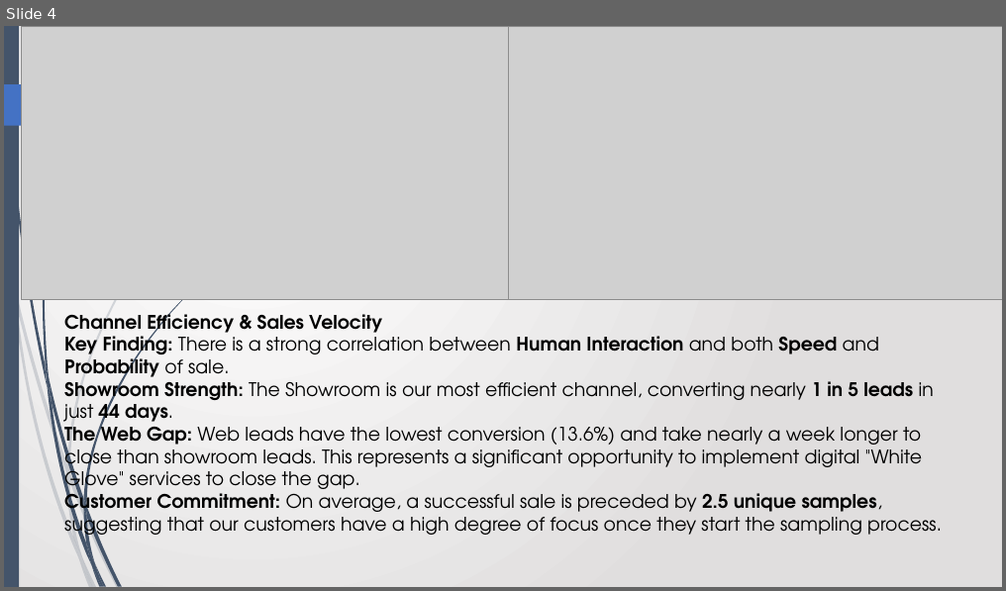
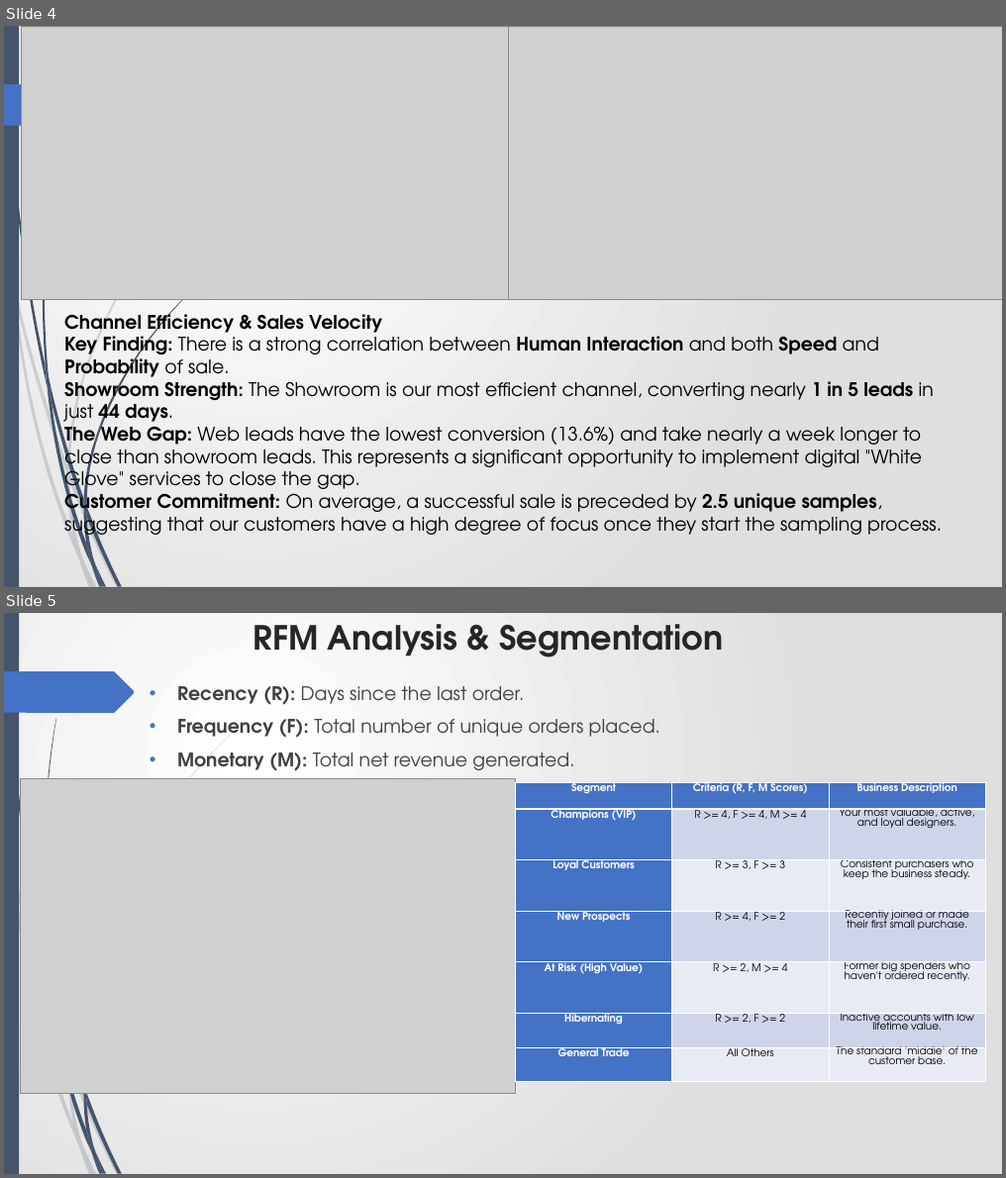
Before and after one commit to Avinash-patnaik/schumacher-customer-segmentation, a slide deck: luxeintelligence.pptx. Shown one above the other, each under a label of ours: slide 4 before the commit, slides 4 and 5 after it. The pictures are 1006x591 and 1006x1178 pixels, drawn with LibreOffice and Linux fonts; fonts in the diff are those of the drawing; grey boxes stand for pictures. Boxes give left, top, right and bottom in pixels: in the first picture for what was removed or moved away, otherwise in the second. Text is boxed around its words. In the diff, an @@ line names an element or a change of style, - is before the commit and + after.

Commit message:
data: more analysis and edited pdfs and ppts

```diff
--- a/luxeintelligence.pptx
+++ b/luxeintelligence.pptx
@@ slide 5 added at (x1=4, y1=613, x2=1002, y2=1174), background gradient #FFFFFF to #E1DFDF; not listed: 22 template elements that a slide beside it also shows @@
@@ title added at (x1=253, y1=624, x2=723, y2=658), 32 pt, text #262626, bold @@
+RFM Analysis & Segmentation
@@ text added at (x1=177, y1=686, x2=660, y2=771), 18 pt, text #404040 @@
+• Recency (R): Days since the last order.
+• Frequency (F): Total number of unique orders placed.
+• Monetary (M): Total net revenue generated.
@@ picture added at (x1=21, y1=778, x2=515, y2=1093) @@
@@ table added at (x1=515, y1=782, x2=985, y2=1082), 7 rows, 3 columns @@
+Segment | Criteria (R, F, M Scores) | Business Description
+Champions (VIP) | R >= 4, F >= 4, M >= 4 | Your most valuable, active, and loyal designers.
+Loyal Customers | R >= 3, F >= 3 | Consistent purchasers who keep the business steady.
+New Prospects | R >= 4, F >= 2 | Recently joined or made their first small purchase.
+At Risk (High Value) | R >= 2, M >= 4 | Former big spenders who haven't ordered recently.
+Hibernating | R >= 2, F >= 2 | Inactive accounts with low lifetime value.
+General Trade | All Others | The standard "middle" of the customer base.
```
Also in this commit, not shown: 1 slide changed, 2 other slides added, 1 slide removed, 4 other files.
